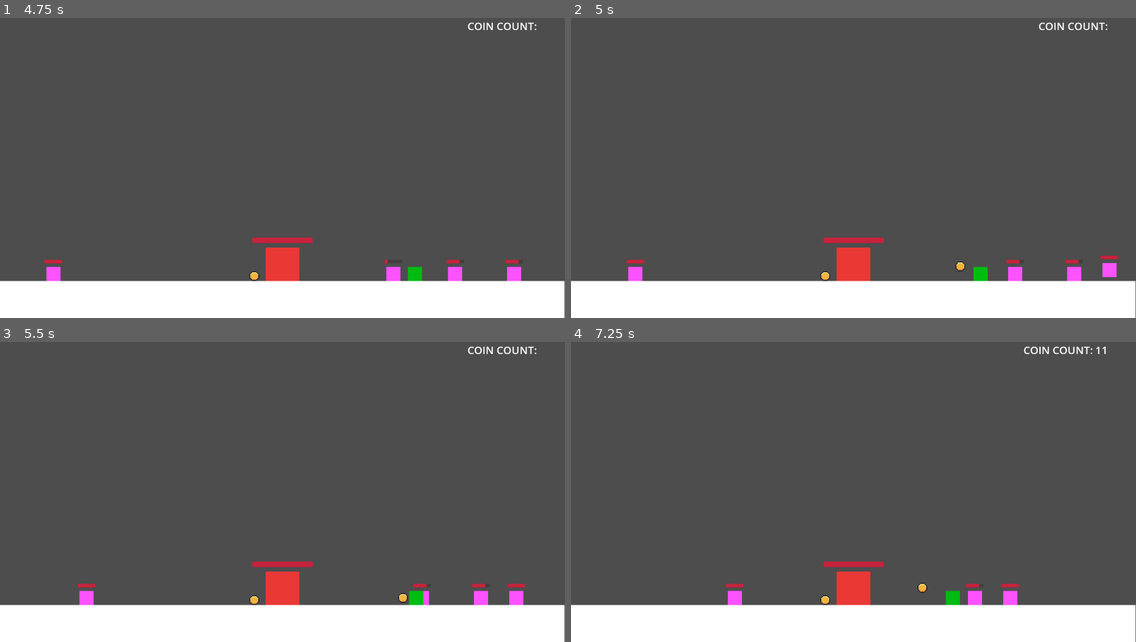
Above: before the commit, frames 1-4 (two rows, left to right).
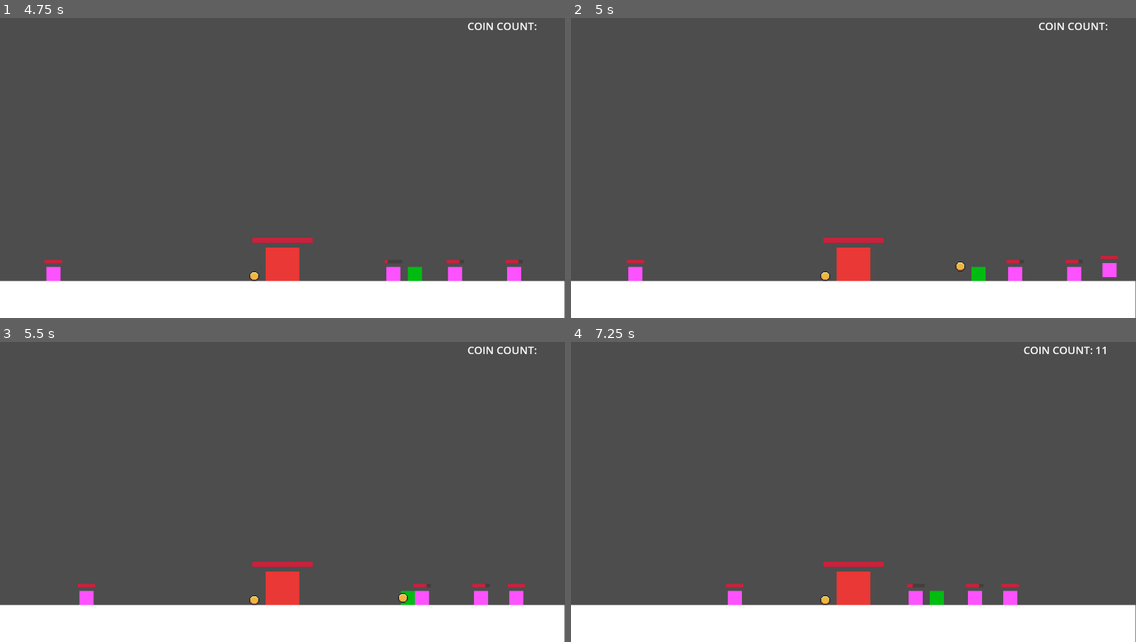
Above: after the commit, the same moments.

Repository: Caneris/Foxhold
Game: Godot game, scene res://scenes/main.tscn
The game is run twice, just before and just after one commit, with the same random seed, the same clock (stepped at 60 frames per second) and the same inputs.
Inputs (mouse positions are in pixels of both pictures, inside the frame that each line leads up to):
- Up to frame 1 (4.75 s): tap Enter at 0.5 s; drag from (282, 264) to (339, 90) at 0.52 s; tap Space at 1.25 s; drag from (197, 276) to (254, 222) at 1.27 s; move the mouse to (514, 273) at 2.02 s; click (514, 273) at 2.17 s; drag from (254, 222) to (113, 111) at 2.77 s; drag from (508, 273) to (282, 264) at 3.52 s; drag from (536, 273) to (197, 81) at 4.27 s
- Up to frame 2 (5 s): no input
- Up to frame 3 (5.5 s): move the mouse to (67, 597) at 5.02 s; click (67, 597) at 5.17 s
- Up to frame 4 (7.25 s): drag from (977, 600) to (853, 588) at 5.77 s; move the mouse to (977, 468) at 6.52 s; click (977, 468) at 6.67 s

Frame 1 is identical in both runs. In frame 2, less than 0.1% of the frame differs, in the area x 70-74%, y 82-88%; in frame 3, 0.1%; in frame 4, 0.4%, in the area x 59-69%, y 80-88%.

Commit message:
added SEARCHING state

Diff:
--- a/scripts/knight_foxling.gd
+++ b/scripts/knight_foxling.gd
@@ -13,7 +13,7 @@
 @onready var sight: RayCast2D = $Sight
 
 # State management
-enum State { IDLE, CHASING, ATTACKING, RETURNING }
+enum State { IDLE, CHASING, SEARCHING, RETURNING }
 var current_state: State = State.IDLE
 var home_position: Vector2
 var current_target: CharacterBody2D
@@ -68,6 +68,8 @@
         State.RETURNING:
             # check_for_enemies()
             return_home(delta)
+        State.SEARCHING:
+            search_for_enemies()
 
 func patrol(delta: float) -> void:
     patrol_timer -= delta
@@ -119,14 +121,16 @@
 
 func search_for_enemies() -> void:
 
-    # get current direction
-    var direction = sign(velocity.x)
+    # get current direction of the raycast
+    var direction = sign(sight.target_position.x)
+    print("Searching in direction: ", direction)
     if is_searching:
         check_for_enemies(direction)
         search_timer -= get_process_delta_time()
+        print("Search timer: ", search_timer)
         if search_timer <= 0.0:
             is_searching = false
-            current_state = State.IDLE
+            current_state = State.RETURNING
             _decide_next_action()
     else:
         # Start searching for enemies
@@ -137,7 +141,7 @@
 func chase_enemy(delta: float) -> void:
     # Check if target still exists
     if not is_instance_valid(current_target):
-        current_state = State.RETURNING
+        current_state = State.SEARCHING
         current_target = null
         return
 
@@ -185,7 +189,6 @@
 
 func return_home(delta: float) -> void:
 
-    search_for_enemies()
     var to_home = home_position - global_position
     var distance = abs(to_home.x)
     print("Returning home, distance: ", distance)
